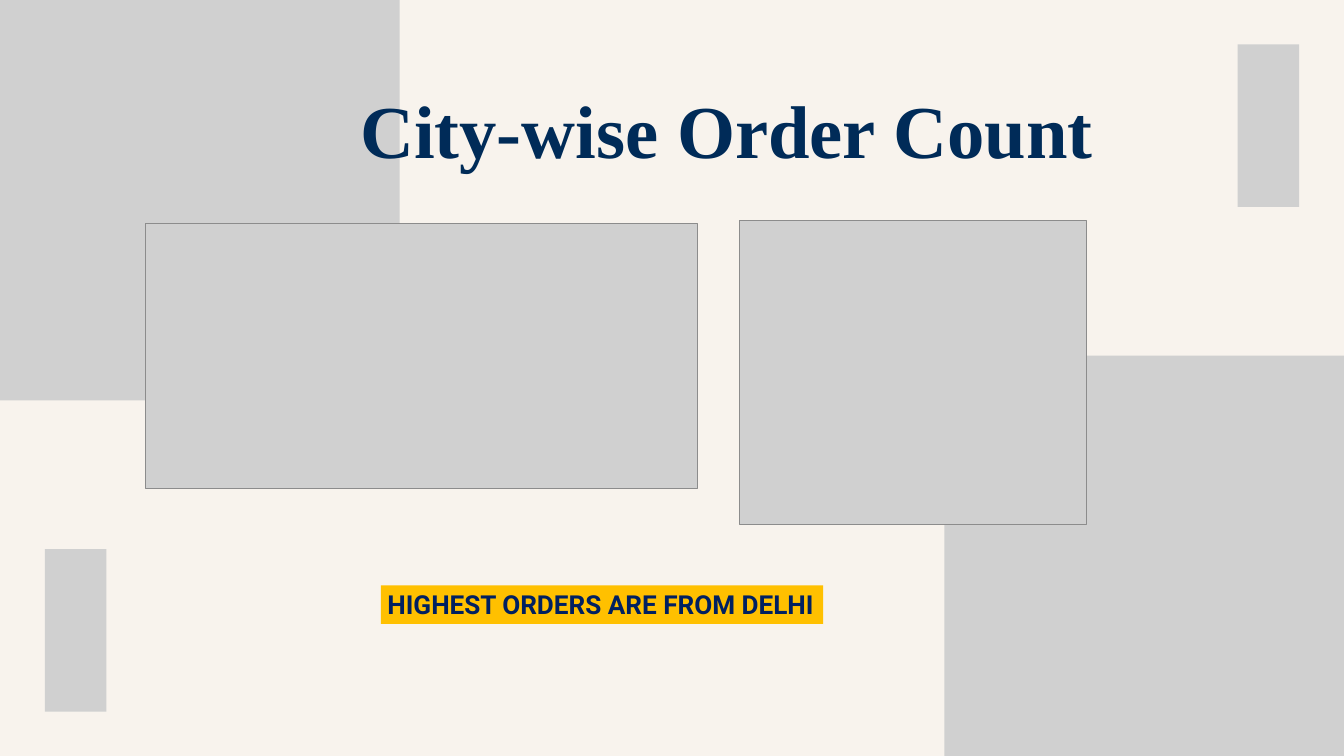
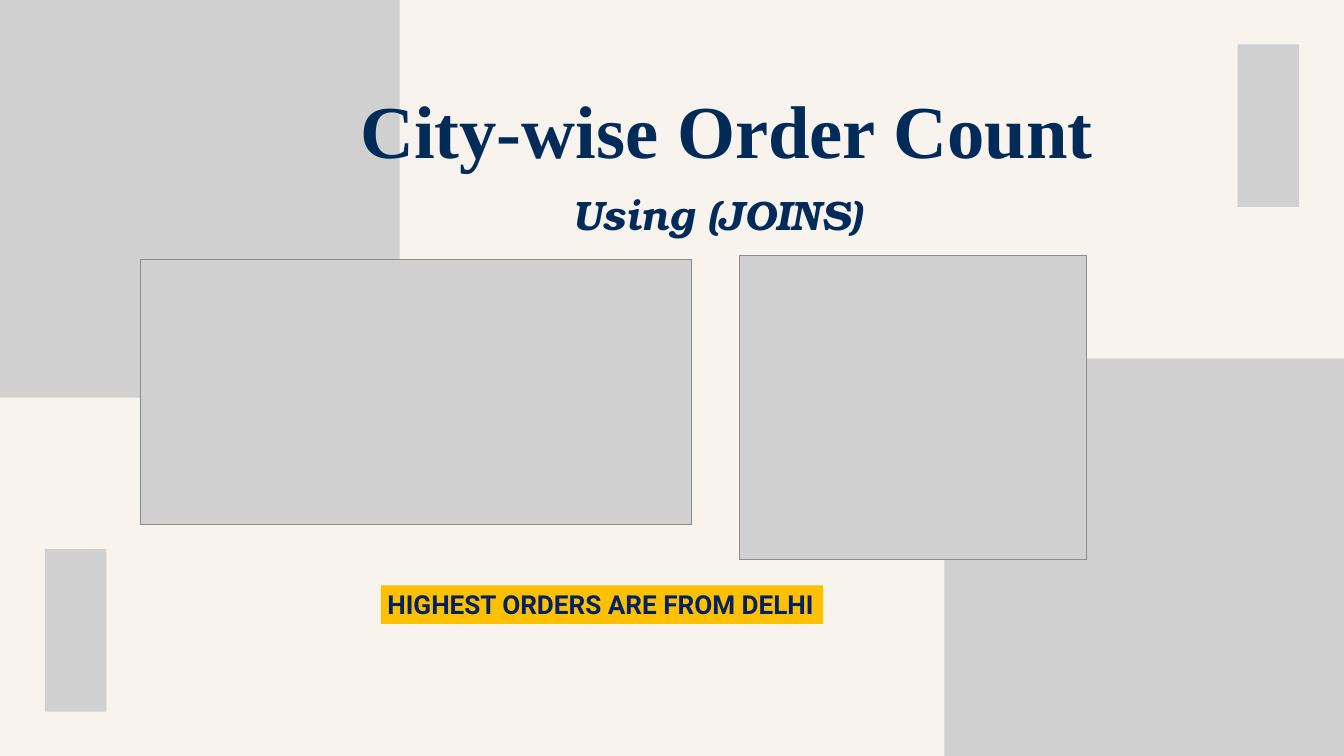
Before and after one commit to krupadalal/Flipkart-SQL-Sales-Analysis, a slide deck: slide 11 of flipkart_ppt.pptx (slide 10 before the commit). Drawn at 1344x756 pixels with LibreOffice and Linux fonts; fonts in the diff are those of the drawing; grey boxes stand for pictures. Boxes give left, top, right and bottom in pixels: in the first picture for what was removed or moved away, otherwise in the second. Text is boxed around its words. In the diff, an @@ line names an element or a change of style, - is before the commit and + after.

```diff
--- a/flipkart_ppt.pptx
+++ b/flipkart_ppt.pptx
@@ picture at (x1=0, y1=0, x2=400, y2=398): outline redrawn @@
@@ text added at (x1=573, y1=199, x2=861, y2=239), 44 pt, text #002B58, bold, italic @@
+Using (JOINS)
@@ picture moved from (x1=146, y1=223, x2=698, y2=488) to (x1=140, y1=259, x2=691, y2=524) @@
@@ picture moved from (x1=739, y1=220, x2=1087, y2=524) to (x1=739, y1=255, x2=1087, y2=559) @@
@@ picture at (x1=944, y1=358, x2=1344, y2=756): outline redrawn @@
```
Also in this commit, not shown: 16 other slides changed, 4 slides added, 1 slide removed.
